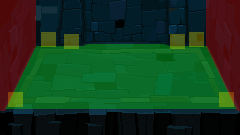
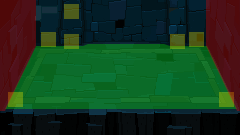
Before/after of a w=240, h=135 layered artwork. What changed in the layer stack:
added layer "6 copy" (30%) in group "Hotspots" over [64, 4, 79, 19]
